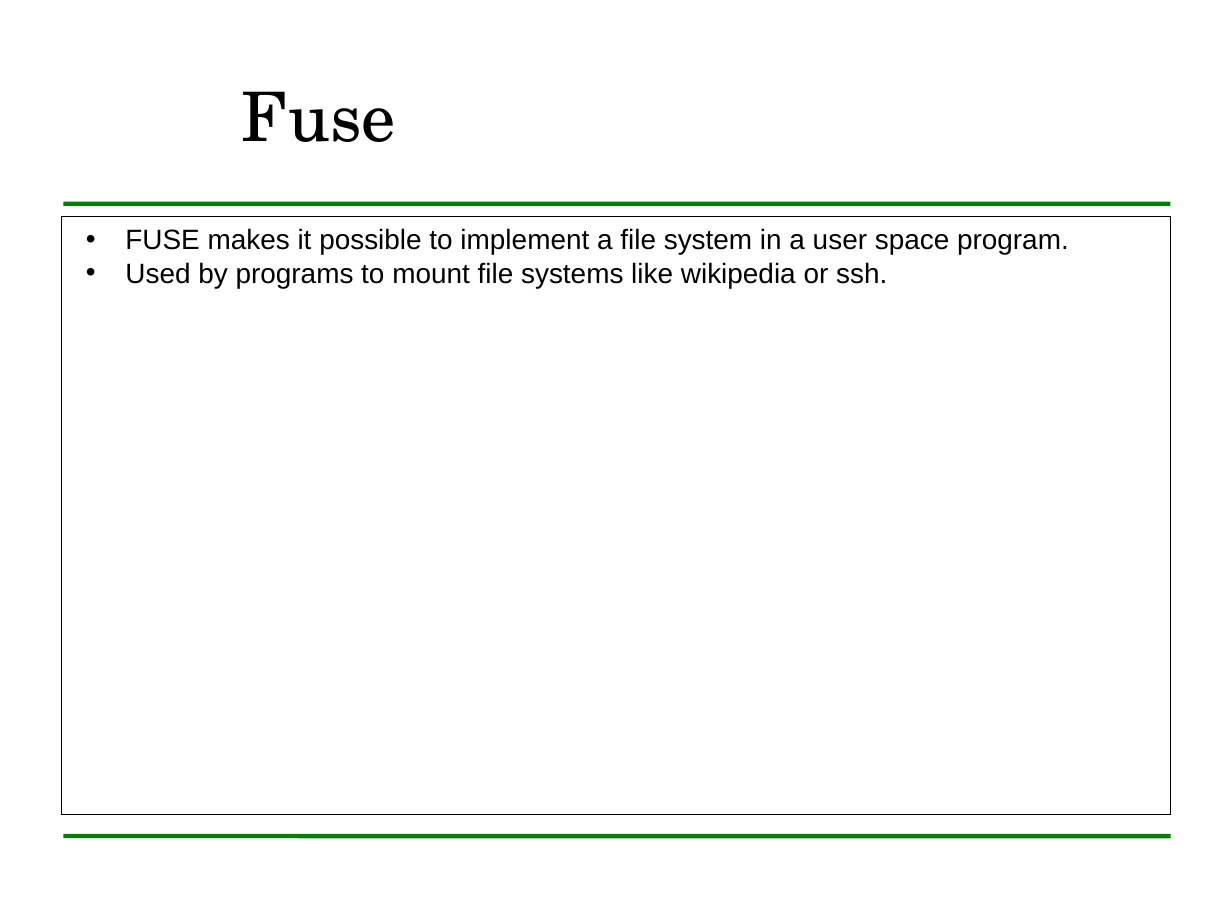
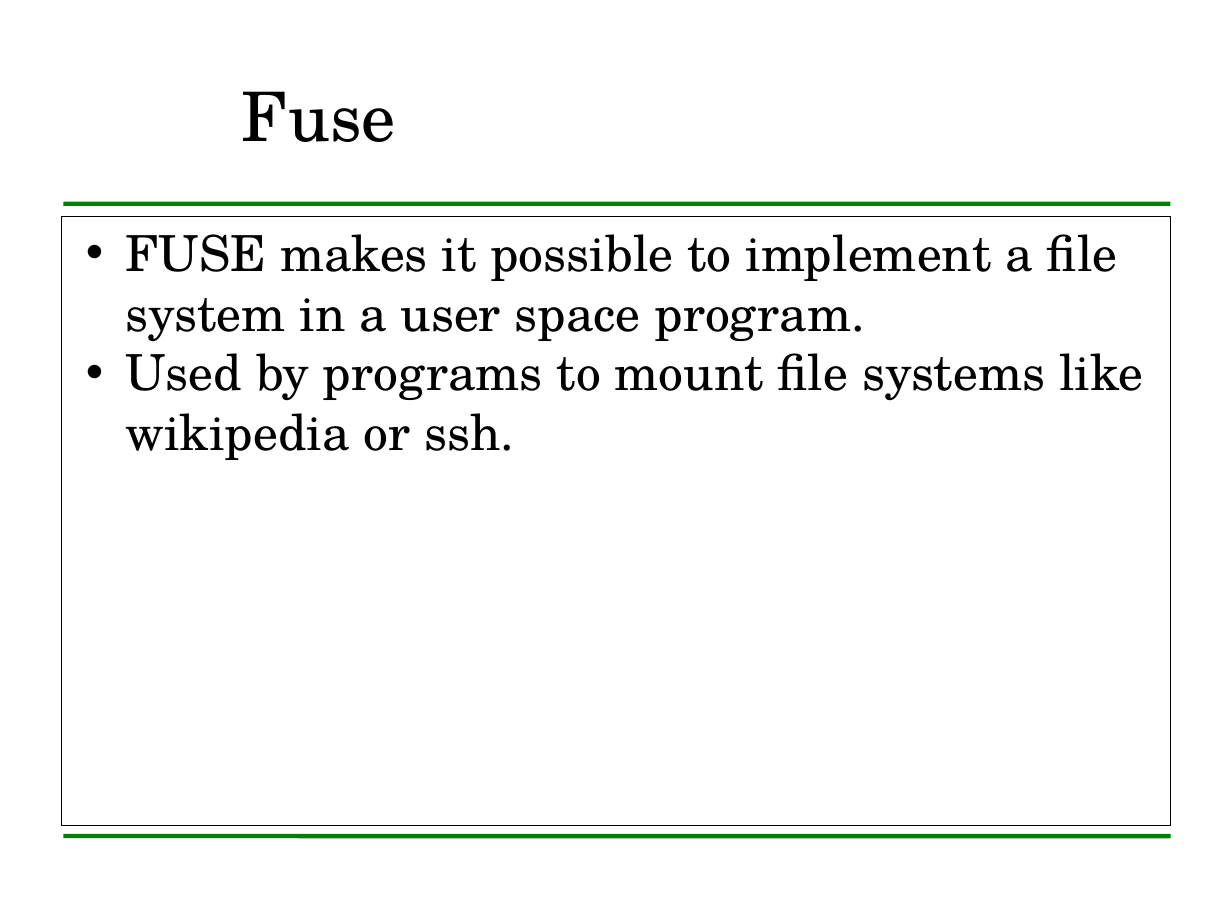
Before and after one commit to LibreLearning/libreteaching, a slide deck: slide 23 of mswl-madrid-2010-2011/cases-i/slides/linux-kernel/linuxKernelDescription.odp (slide 22 before the commit). Drawn at 1232x924 pixels with LibreOffice and Linux fonts; fonts in the diff are those of the drawing; background and template pictures are left out. Boxes give left, top, right and bottom in pixels: in the first picture for what was removed or moved away, otherwise in the second. Text is boxed around its words. In the diff, an @@ line names an element or a change of style, - is before the commit and + after.

```diff
--- a/mswl-madrid-2010-2011/cases-i/slides/linux-kernel/linuxKernelDescription.odp
+++ b/mswl-madrid-2010-2011/cases-i/slides/linux-kernel/linuxKernelDescription.odp
@@ rectangle "FUSE makes it possible to ..." resized from (x1=61, y1=216, x2=1171, y2=814) to (x1=61, y1=216, x2=1171, y2=825) @@
@@ rectangle "FUSE makes it possible to ..." at (x1=61, y1=216, x2=1171, y2=825): size 18 to 32 pt, font Arial to TeX Gyre Schola @@
```
Also in this commit, not shown: 22 other slides changed, 2 slides added, 1 slide removed.
